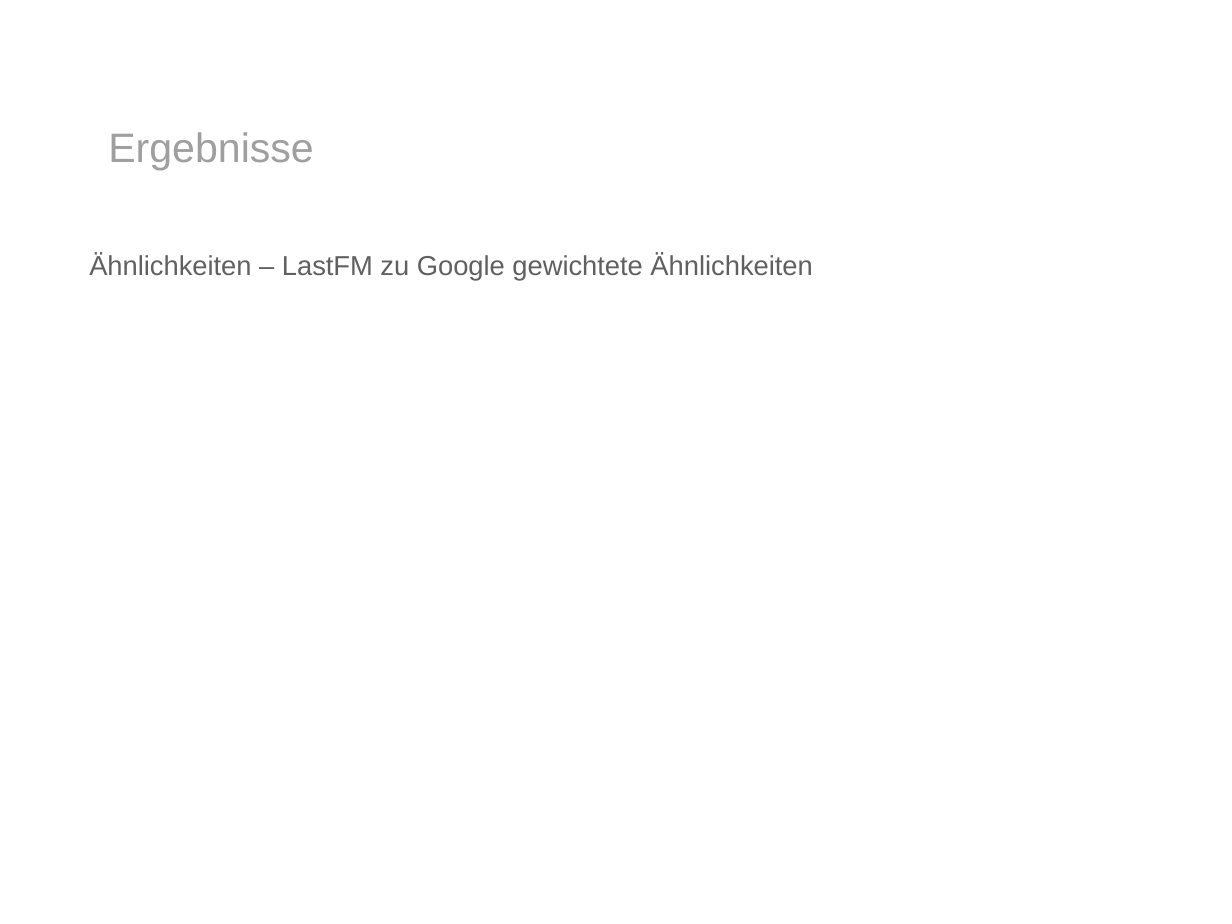
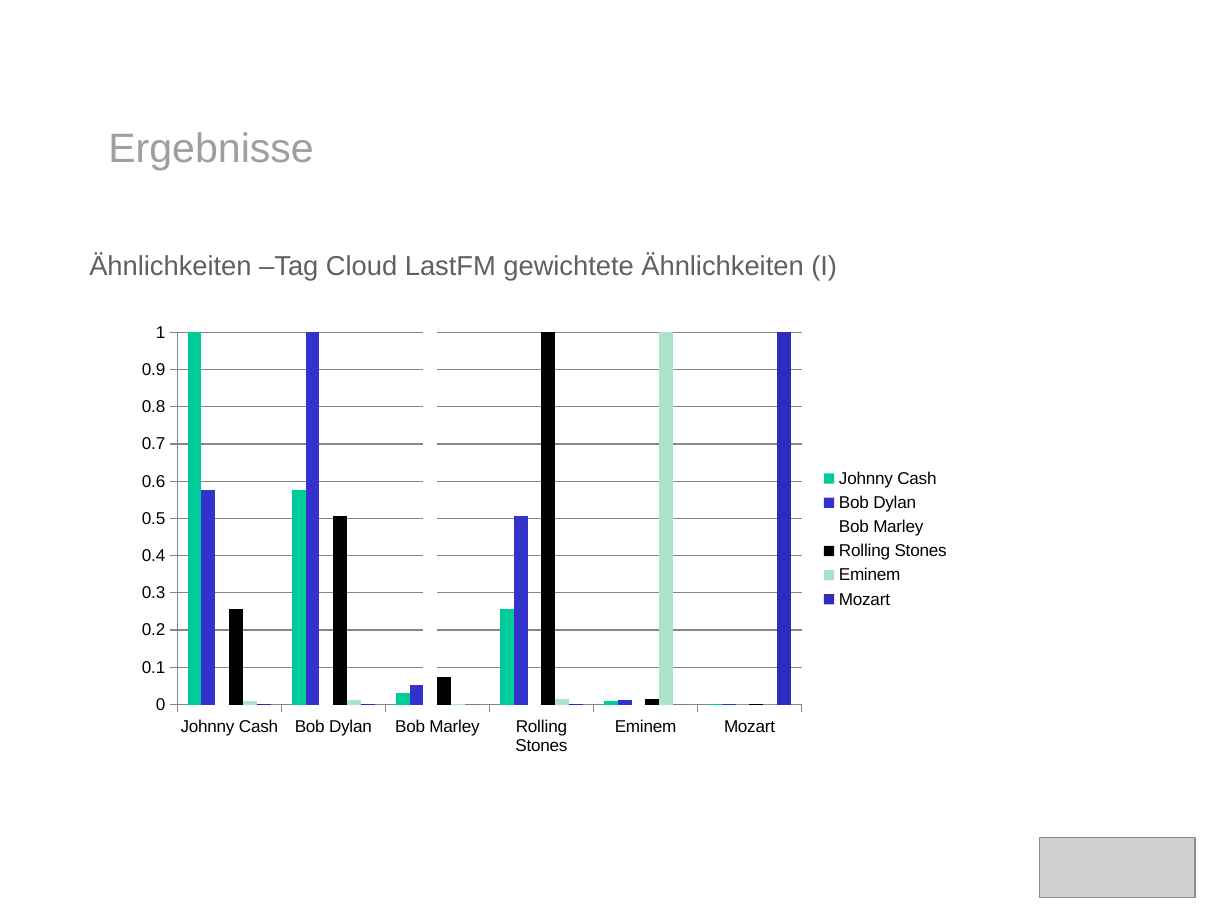
Before and after one commit to ohuguy/mirlastfm, a slide deck: slide 9 of presentation/presentation.pptx. Drawn at 1232x924 pixels with LibreOffice and Linux fonts; fonts in the diff are those of the drawing; grey boxes stand for pictures; background and template pictures are left out. Boxes give left, top, right and bottom in pixels: in the first picture for what was removed or moved away, otherwise in the second. Text is boxed around its words. In the diff, an @@ line names an element or a change of style, - is before the commit and + after.

```diff
--- a/presentation/presentation.pptx
+++ b/presentation/presentation.pptx
@@ text at bbox=[89, 254, 837, 281]: text changed @@
-Ähnlichkeiten – LastFM zu Google gewichtete Ähnlichkeiten
+Ähnlichkeiten –Tag Cloud LastFM gewichtete Ähnlichkeiten (I)
@@ column chart added at bbox=[126, 314, 963, 765] @@
+categories: Johnny Cash, Bob Dylan, Bob Marley, Rolling Stones, Eminem, Mozart
+Johnny Cash: 1, 0.58, 0.03, 0.26, 0.01, 0
+Bob Dylan: 0.58, 1, 0.05, 0.51, 0.01, 0
+Bob Marley: 0.03, 0.05, 1, 0.07, 0, 0
+Rolling Stones: 0.26, 0.51, 0.07, 1, 0.02, 0
+Eminem: 0.01, 0.01, 0, 0.02, 1, 0
+Mozart: 0, 0, 0, 0, 0, 1
@@ picture added at bbox=[1040, 838, 1195, 898] @@
```
Also in this commit, not shown: 4 other slides changed, 1 slide added, 9 other files.
